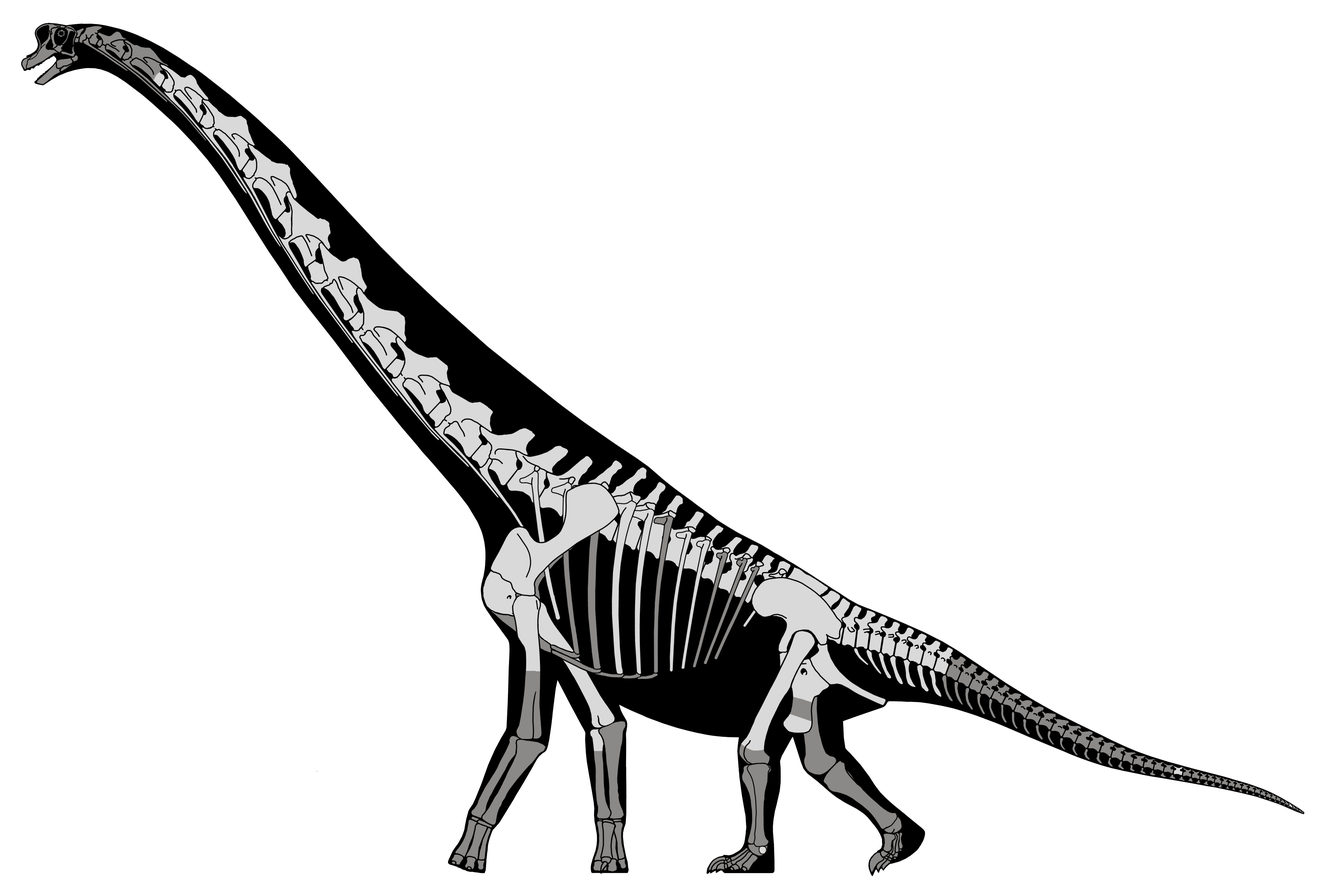
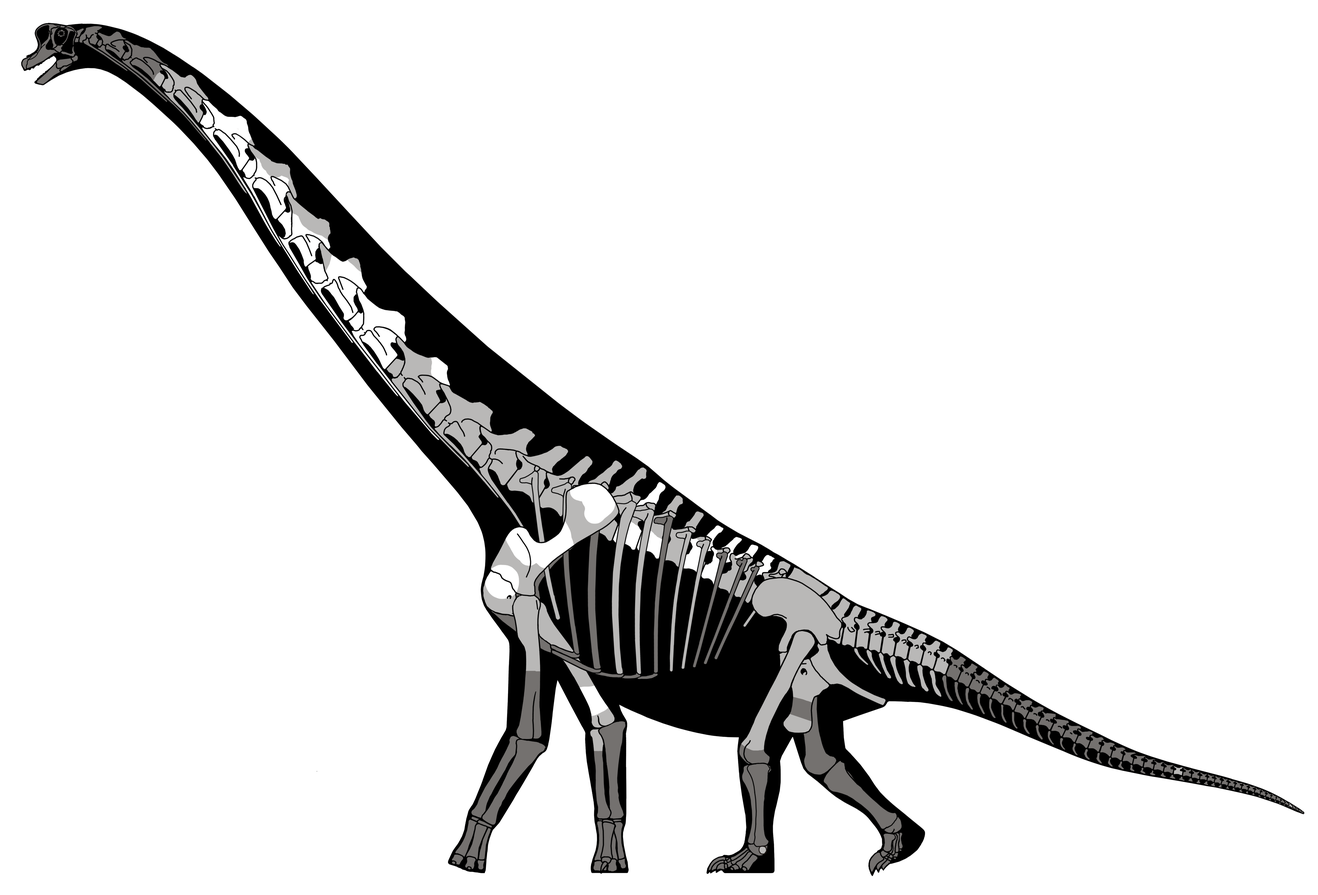
Layers edited between the first and the second w=1318, h=895 image:
added layer "Prepared" above "Present in quarry" over [198, 95, 776, 716]
"Present in quarry": opacity 68% → 50% over [153, 55, 1294, 855]
"Mask for absent bones": opacity 50% → 60% over [22, 23, 1305, 872]
